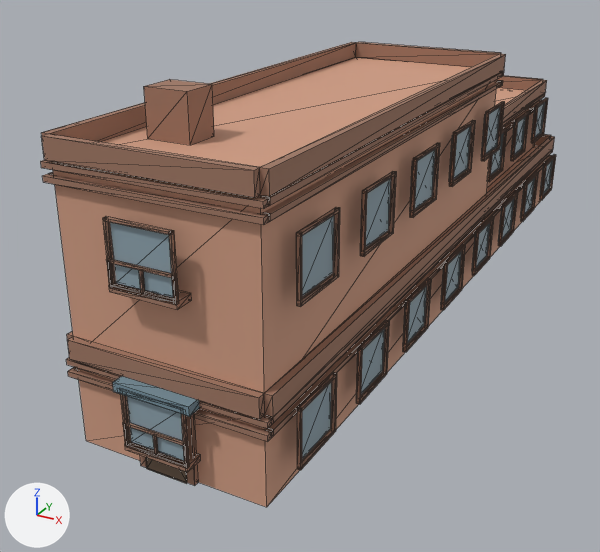
What one commit did to the glTF model public/buildings/residential_1x4_court.glb.
One viewpoint serves both versions: a 50 mm camera at (16.2, -15.7, 15.0) aimed at (1.0, 12.0, 1.2). Lighting does not change. The marker at lower left points along +X, +Y and +Z. The first picture is the older version. Mesh edges are drawn as thin lines. Vertices at exactly the same position are counted once.

Objects in the first picture: 'residential_1x4_court_0'.
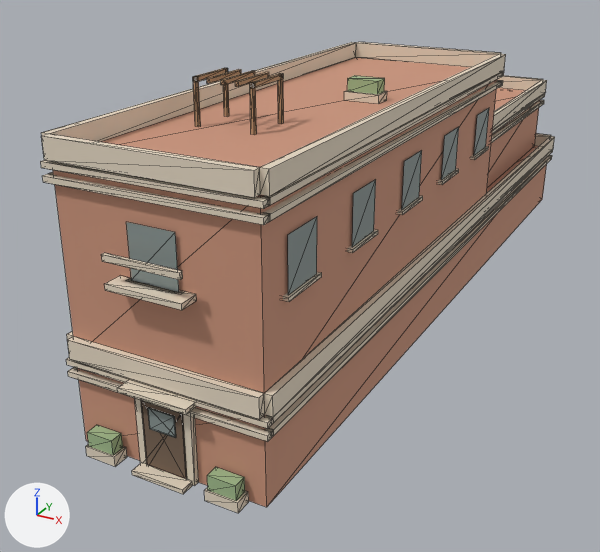
What differs and where, as boxes (x1, y1, x2, y2) in the pictures (600 x 552 px):
'residential_1x4_court_0', recoloured, reshaped (lighter): before (41, 42, 556, 507); after (41, 42, 555, 513)
part 1 of me_residential_1x4_court_0, added (mostly hidden): after (127, 279, 184, 294)
part 2 of me_residential_1x4_court_0, added: after (105, 276, 196, 310)
part 3 of me_residential_1x4_court_0, added (pale yellow): after (101, 253, 183, 280)
part 4 of me_residential_1x4_court_0, added: after (283, 272, 322, 302)
part 5 of me_residential_1x4_court_0, added: after (347, 229, 378, 253)
part 6 of me_residential_1x4_court_0, added: after (398, 196, 423, 215)
part 7 of me_residential_1x4_court_0, added: after (438, 169, 459, 184)
part 8 of me_residential_1x4_court_0, added: after (471, 146, 489, 160)
part 9 of me_residential_1x4_court_0, added: after (86, 444, 127, 467)
part 10 of me_residential_1x4_court_0, added (pale yellow): after (204, 487, 249, 513)
part 11 of me_residential_1x4_court_0, added: after (132, 463, 193, 494)
part 12 of me_residential_1x4_court_0, added (pale yellow): after (344, 90, 387, 104)
part 13 of me_residential_1x4_court_0, added: after (87, 425, 123, 455)
part 14 of me_residential_1x4_court_0, added: after (207, 467, 245, 501)
part 15 of me_residential_1x4_court_0, added: after (347, 75, 385, 94)
part 16 of me_residential_1x4_court_0, added: after (206, 69, 241, 84)
part 17 of me_residential_1x4_court_0, added: after (221, 71, 255, 85)
part 18 of me_residential_1x4_court_0, added: after (235, 72, 269, 87)
part 19 of me_residential_1x4_court_0, deleted: before (103, 79, 556, 472)
part 20 of me_residential_1x4_court_0, added: after (126, 68, 489, 295)

Patch to the scene script:
```diff
--- a/public/buildings/residential_1x4_court.glb.py
+++ b/public/buildings/residential_1x4_court.glb.py
@@ mat_residential_1x4_court_trim @@
 mat_residential_1x4_court_trim = principled_material('residential_1x4_court_trim')
-mat_residential_1x4_court_trim.base_color = (0.352, 0.187, 0.127)  # brown #a07864
+mat_residential_1x4_court_trim.base_color = (0.79, 0.69, 0.55)  # pale yellow #e6d8c4
 mat_residential_1x4_court_trim.roughness = 0.85
@@ mat_residential_1x4_court_awning @@
 mat_residential_1x4_court_awning = principled_material('residential_1x4_court_awning')
-mat_residential_1x4_court_awning.base_color = (0.18, 0.28, 0.34)  # greyish blue #76909e
+mat_residential_1x4_court_awning.base_color = (0.35, 0.49, 0.26)  # greyish green #a0ba8b
 mat_residential_1x4_court_awning.roughness = 0.85
@@ me_residential_1x4_court_0 @@
-me_residential_1x4_court_0.from_pydata(...)  # 1962 vertices, 3000 faces; spans x -0.6..7.1, y -0.6..31.1, z 0.0..10.5
+me_residential_1x4_court_0.from_pydata(...)  # 586 vertices, 900 faces; spans x -0.2..6.8, y -0.6..30.8, z 0.0..10.5
+# me_residential_1x4_court_0 part 1: a new loose piece, a box spanning x 2.35..4.15, y -0.18..0.18, z 5.88..6.0, in mat_residential_1x4_court_trim (pale yellow #e6d8c4)
+# me_residential_1x4_court_0 part 2: a new loose piece, a box spanning x 2.0..4.5, y -0.62..0.02, z 5.82..6.0, in mat_residential_1x4_court_trim (pale yellow #e6d8c4)
+# me_residential_1x4_court_0 part 3: a new loose piece, a box spanning x 2.0..4.5, y -0.62..-0.51, z 6.65..6.85, in mat_residential_1x4_court_trim (pale yellow #e6d8c4)
+# me_residential_1x4_court_0 part 4: a new loose piece, a box spanning x 6.32..6.68, y 0.99..2.79, z 5.88..6.0, in mat_residential_1x4_court_trim (pale yellow #e6d8c4)
+# me_residential_1x4_court_0 part 5: a new loose piece, a box spanning x 6.32..6.68, y 4.77..6.57, z 5.88..6.0, in mat_residential_1x4_court_trim (pale yellow #e6d8c4)
+# me_residential_1x4_court_0 part 6: a new loose piece, a box spanning x 6.32..6.68, y 8.56..10.35, z 5.88..6.0, in mat_residential_1x4_court_trim (pale yellow #e6d8c4)
+# me_residential_1x4_court_0 part 7: a new loose piece, a box spanning x 6.32..6.68, y 12.34..14.14, z 5.88..6.0, in mat_residential_1x4_court_trim (pale yellow #e6d8c4)
+# me_residential_1x4_court_0 part 8: a new loose piece, a box spanning x 6.32..6.68, y 16.12..17.92, z 5.88..6.0, in mat_residential_1x4_court_trim (pale yellow #e6d8c4)
+# me_residential_1x4_court_0 part 9: a new loose piece, a box spanning x 0.55..1.65, y -0.58..-0.05, z 0.0..0.35, in mat_residential_1x4_court_trim (pale yellow #e6d8c4)
+# me_residential_1x4_court_0 part 10: a new loose piece, a box spanning x 4.85..5.95, y -0.58..-0.05, z 0.0..0.35, in mat_residential_1x4_court_trim (pale yellow #e6d8c4)
+# me_residential_1x4_court_0 part 11: a new loose piece, a box spanning x 2.34..4.16, y -0.65..-0.2, z 0.0..0.15, in mat_residential_1x4_court_trim (pale yellow #e6d8c4)
+# me_residential_1x4_court_0 part 12: a new loose piece, a box spanning x 3.58..4.88, y 10.4..11.1, z 9.0..9.3, in mat_residential_1x4_court_trim (pale yellow #e6d8c4)
+# me_residential_1x4_court_0 part 13: a new loose piece, a box spanning x 0.63..1.57, y -0.53..-0.1, z 0.35..0.85, in mat_residential_1x4_court_awning (greyish green #a0ba8b)
+# me_residential_1x4_court_0 part 14: a new loose piece, a box spanning x 4.93..5.87, y -0.53..-0.1, z 0.35..0.85, in mat_residential_1x4_court_awning (greyish green #a0ba8b)
+# me_residential_1x4_court_0 part 15: a new loose piece, a box spanning x 3.65..4.8, y 10.48..11.02, z 9.3..9.75, in mat_residential_1x4_court_awning (greyish green #a0ba8b)
+# me_residential_1x4_court_0 part 16: a new loose piece, a box spanning x 1.8..1.92, y 4.73..6.45, z 10.35..10.5, in mat_residential_1x4_court_sign (brown #b5936f)
+# me_residential_1x4_court_0 part 17: a new loose piece, a box spanning x 2.3..2.42, y 4.73..6.45, z 10.35..10.5, in mat_residential_1x4_court_sign (brown #b5936f)
+# me_residential_1x4_court_0 part 18: a new loose piece, a box spanning x 2.8..2.92, y 4.73..6.45, z 10.35..10.5, in mat_residential_1x4_court_sign (brown #b5936f)
+# me_residential_1x4_court_0 part 19: 207 loose pieces with 1656 vertices, spanning x -0.6..7.1, y -0.6..31.1, z 0.8..10.5, are deleted
+# me_residential_1x4_court_0 part 20: 88 vertices added at x -0.1..6.6, y -0.1..19.0, z 6.0..10.5
+# other edits to the shape of me_residential_1x4_court_0 do not show in these pictures
 me_residential_1x4_court_0.materials.append(mat_residential_1x4_court_wall)
@@ me_residential_1x4_court_0 @@
 me_residential_1x4_court_0.materials.append(mat_residential_1x4_court_awning)
+me_residential_1x4_court_0.materials.append(mat_residential_1x4_court_sign)  # brown #b5936f
```
